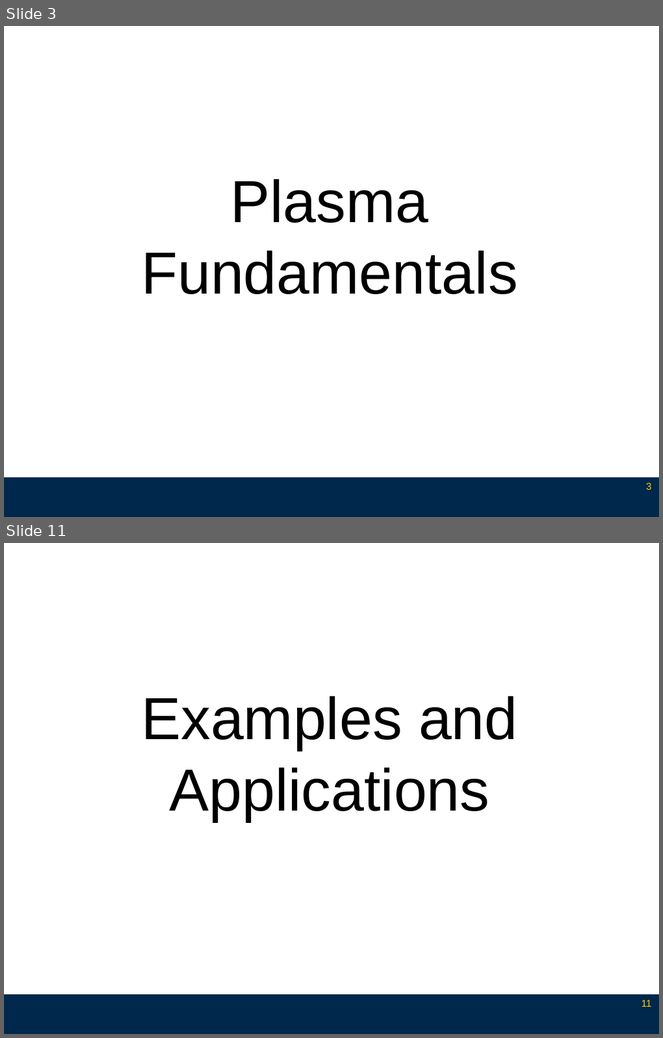
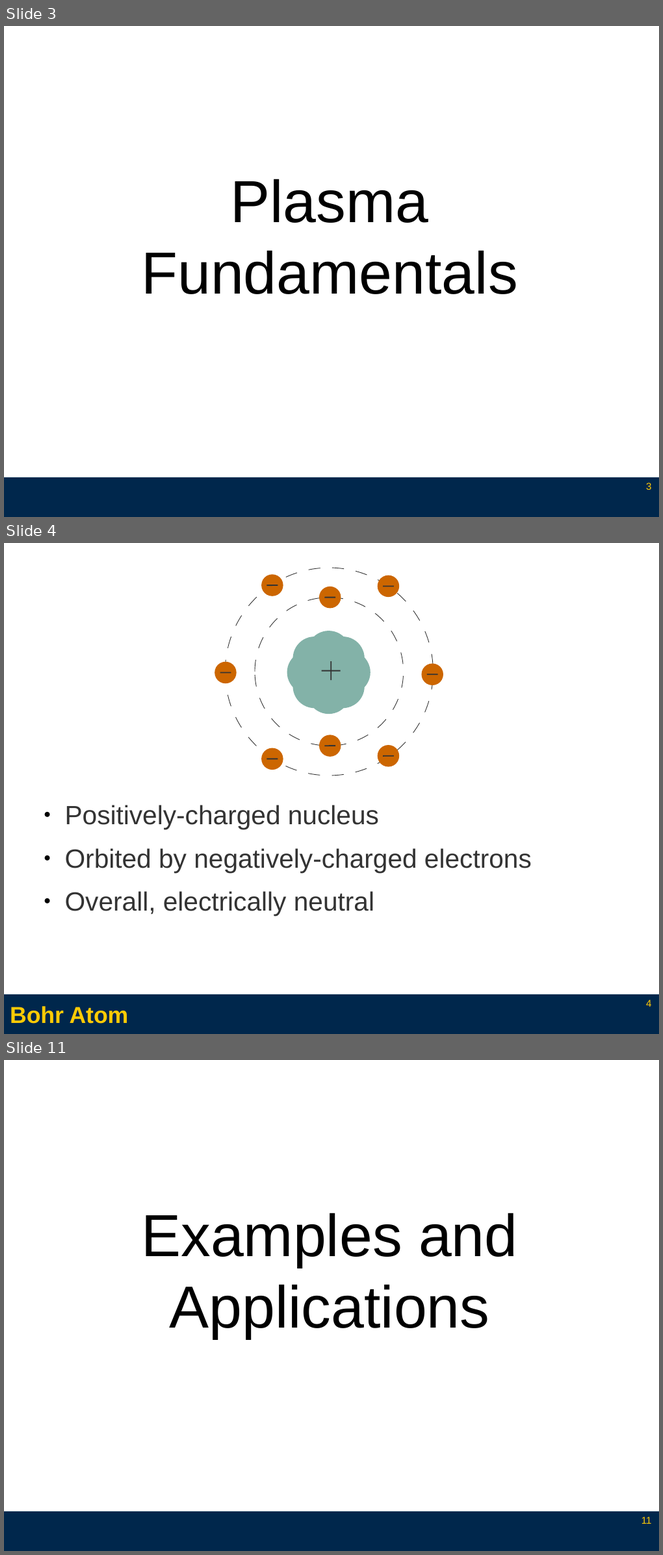
Before and after one commit to l3enny/dissertation, a slide deck: defense/presentation_annotated.odp. Shown one above the other, each under a label of ours: slides 3 and 11 before the commit, slides 3, 4 and 11 after it; the slides between them are not shown. The pictures are 663x1038 and 663x1555 pixels, drawn with LibreOffice and Linux fonts; fonts in the diff are those of the drawing. Boxes give left, top, right and bottom in pixels: in the first picture for what was removed or moved away, otherwise in the second. Text is boxed around its words. In the diff, an @@ line names an element or a change of style, - is before the commit and + after.

```diff
--- a/defense/presentation_annotated.odp
+++ b/defense/presentation_annotated.odp
@@ slide 4 added at [4,543,659,1034], background #FFFFFF; not listed: 1 template element that a slide beside it also shows @@
@@ ellipse added at [225,568,433,776], outline #333333 0.71 pt @@
@@ ellipse added at [261,574,284,596], fill #CC6600 @@
@@ ellipse added at [377,575,399,597], fill #CC6600 @@
@@ ellipse added at [255,598,404,746], outline #333333 0.71 pt @@
@@ line added from (278, 585) to (267, 585), #333333 1.45 pt @@
@@ ellipse added at [319,587,341,609], fill #CC6600 @@
@@ line added from (336, 597) to (324, 597), #333333 1.45 pt @@
@@ line added from (394, 587) to (384, 587), #333333 1.45 pt @@
@@ group added at [278,622,379,723]: 8 ellipses @@
@@ ellipse added at [215,662,237,684], fill #CC6600 @@
@@ line added from (231, 672) to (220, 672), #333333 1.45 pt @@
@@ line added from (341, 671) to (321, 671), #333333 1.45 pt @@
@@ line added from (331, 661) to (331, 680), #333333 1.45 pt @@
@@ ellipse added at [421,664,443,686], fill #CC6600 @@
@@ line added from (438, 674) to (427, 674), #333333 1.45 pt @@
@@ ellipse added at [319,735,341,757], fill #CC6600 @@
@@ ellipse added at [261,748,284,770], fill #CC6600 @@
@@ line added from (336, 746) to (324, 746), #333333 1.45 pt @@
@@ ellipse added at [377,745,399,767], fill #CC6600 @@
@@ line added from (394, 756) to (384, 756), #333333 1.45 pt @@
@@ line added from (278, 759) to (267, 759), #333333 1.45 pt @@
@@ text added at [65,805,532,916], 32 pt, text #333333 @@
+● Positively-charged nucleus
+● Orbited by negatively-charged electrons
+● Overall, electrically neutral
@@ title added at [10,1006,129,1024], 28 pt, text #FFCB05, bold @@
+Bohr Atom
@@ page number added at [646,1000,651,1007], 12 pt, text #FFCB05 @@
+4
```
Also in this commit, not shown: 3 slides changed, 5 other slides added, 6 slides removed.
